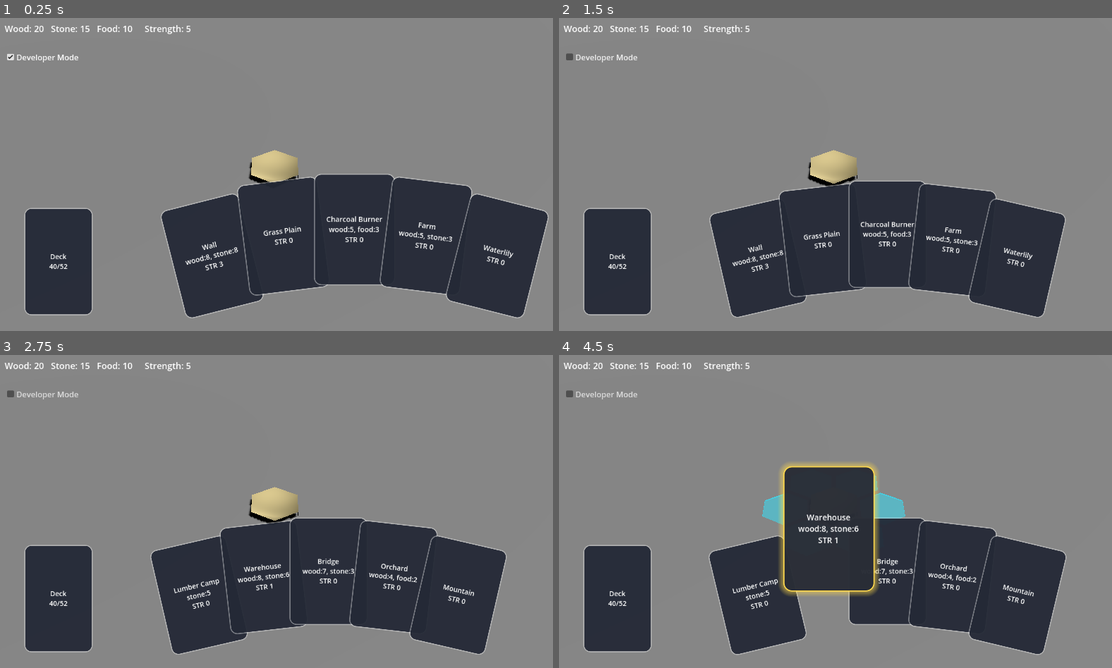
Above: before the commit, frames 1-4 (two rows, left to right).
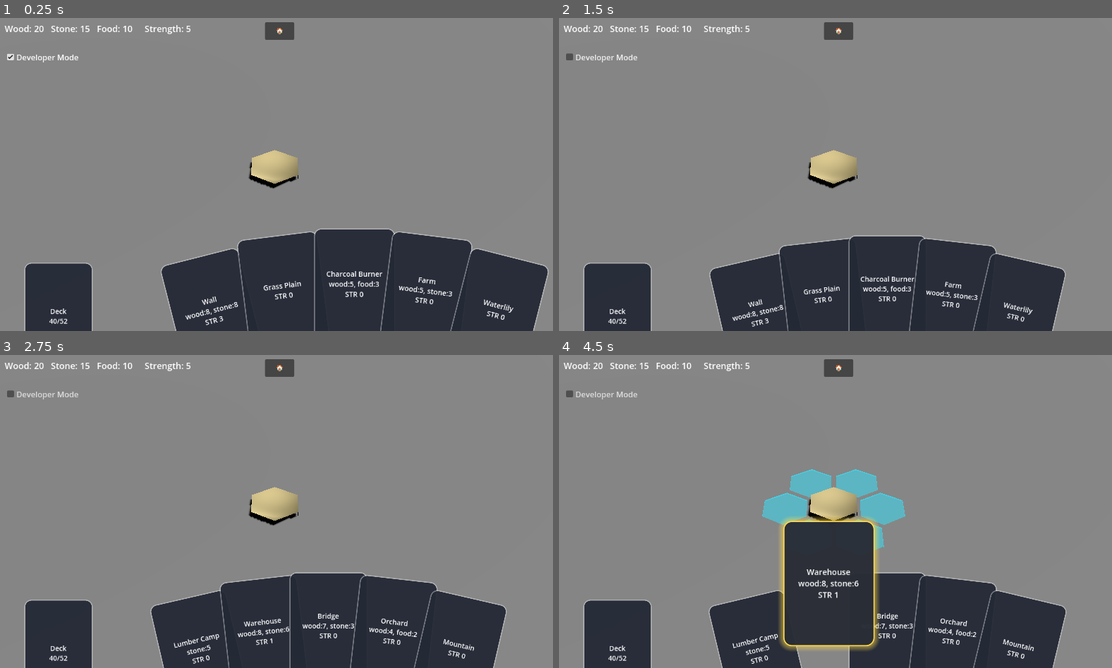
Above: after the commit, the same moments.

Repository: muh5329/TownTileMaker
Game: Godot game, scene res://scenes/main.tscn
The game is run twice, just before and just after one commit, with the same random seed, the same clock (stepped at 60 frames per second) and the same inputs.
Inputs (mouse positions are in pixels of both pictures, inside the frame that each line leads up to):
- Up to frame 1 (0.25 s): no input
- Up to frame 2 (1.5 s): click (841, 30) at 0.5 s, where only the run after the commit has a clickable "🏠"; click "Developer Mode" at 1.25 s
- Up to frame 3 (2.75 s): click "Deck 40/52" at 2 s
- Up to frame 4 (4.5 s): click "Lumber Camp stone:5 STR 0" at 2.75 s; click "Lumber Camp stone:5 STR 0" at 3.5 s; click "Warehouse wood:8, stone:6 STR…" at 4.25 s

The runs differ from the first frame. In frame 1, 24% of the frame differs, in the area x 4-100%, y 1-100%; in frame 2, 22%; in frame 3, 22%; in frame 4, 23%.

Commit message:
Cards fanned, Home button

Diff:
--- a/controllers/camera/rts_camera.gd
+++ b/controllers/camera/rts_camera.gd
@@ -17,6 +17,14 @@
 @onready var spring_arm: SpringArm3D = $SpringArm3D
 
 var drag_pan_active := false
+var _start_transform: Transform3D
+var _start_spring_arm_transform: Transform3D
+var _start_spring_length: float
+
+func _ready() -> void:
+	_start_transform = transform
+	_start_spring_arm_transform = spring_arm.transform
+	_start_spring_length = spring_arm.spring_length
 
 func _process(delta: float) -> void:
 	_handle_pan(delta)
@@ -62,3 +70,8 @@
 	if Input.is_key_pressed(KEY_E): input += 1
 	if input != 0.0:
 		rotate_y(deg_to_rad(rotate_speed_deg * delta * input))
+
+func reset_to_start() -> void:
+	transform = _start_transform
+	spring_arm.transform = _start_spring_arm_transform
+	spring_arm.spring_length = _start_spring_length
--- a/scenes/tiles/tile_core.tscn
+++ b/scenes/tiles/tile_core.tscn
@@ -1,8 +1,8 @@
-[gd_scene format=3]
+[gd_scene format=3 uid="uid://cwnj3p2kiwpxh"]
 
 [ext_resource type="Script" uid="uid://bu2bfdoipqj8s" path="res://entities/tile/tile_base.gd" id="1"]
 
-[node name="TileCore" type="Node3D"]
+[node name="TileCore" type="Node3D" unique_id=872055055]
 script = ExtResource("1")
 strength_value = 5
 tile_color = Color(0.85, 0.78, 0.55, 1)
--- a/ui/hud/hand_ui.gd
+++ b/ui/hud/hand_ui.gd
@@ -29,6 +29,8 @@
 	resized.connect(_refresh)
 	_refresh()
 
+# Refresh the UI
+# Draw the deck and card positions, cards either shift to new slot or fly in from deck
 func _refresh() -> void:
 	# Snapshot where existing cards currently are, so ones that persist can
 	# slide smoothly to their new fan position instead of popping.
@@ -40,11 +42,14 @@
 		child.queue_free()
 	_card_nodes.clear()
 
+	# Position and add deck button
 	_deck_button = _build_deck_slot()
 	add_child(_deck_button)
 	_place_deck()
 	_deck_anchor_pos = _deck_button.position + deck_size / 2.0 - card_size / 2.0
 
+
+	# For each card in hand compute its position using compute function and physically draw it onto screen
 	var hand := CardManager.hand
 	var total := hand.size()
 	var draw_index := 0  # for staggering multiple simultaneous draws
@@ -84,6 +89,8 @@
 func _hand_origin_x() -> float:
 	return 220.0 + (size.x - 220.0) / 2.0
 
+
+# Layout in Fan Format
 func _compute_layout(index: int, total: int) -> Dictionary:
 	var t := 0.0
 	if total > 1:
@@ -185,9 +192,9 @@
 	tween.set_parallel(true)
 	tween.set_trans(Tween.TRANS_BACK).set_ease(Tween.EASE_OUT)
 	tween.tween_property(button, "position", final_pos, duration)
-	tween.tween_property(button, "rotation_degrees", final_rot, duration)
+	tween.tween_property(button, "rotation_degrees", final_rot , duration)
 	tween.tween_property(button, "scale", Vector2(final_scale, final_scale), duration)
-	tween.tween_property(button, "modulate:a", 1.0, min(duration, 0.2))
+	tween.tween_property(button, "modulate:a", 1.0, min(duration, 0.2)) # Transparency
 
 func _animate_to(button: Button, target_pos: Vector2, target_rot: float, target_scale: float, z: int) -> void:
 	button.z_index = z
--- a/ui/ui_root.gd
+++ b/ui/ui_root.gd
@@ -21,11 +21,30 @@
 	developer_toggle.offset_top = 72
 	add_child(developer_toggle)
 
+	var recenter_button := Button.new()
+	recenter_button.text = "🏠"
+	recenter_button.custom_minimum_size = Vector2(60, 36)
+	recenter_button.anchor_left = 0.5
+	recenter_button.anchor_right = 0.5
+	recenter_button.anchor_top = 0.0
+	recenter_button.anchor_bottom = 0.0
+	recenter_button.offset_left = -20
+	recenter_button.offset_right = 20
+	recenter_button.offset_top = 16
+	recenter_button.offset_bottom = 52
+	recenter_button.pressed.connect(_on_recenter_camera_pressed)
+	add_child(recenter_button)
+
 	var hand: Control = load("res://ui/hud/hand_ui.gd").new()
 	hand.set_anchors_and_offsets_preset(Control.PRESET_BOTTOM_WIDE)
 	hand.offset_left = 24
 	hand.offset_right = -24
-	hand.offset_top = -92
-	hand.offset_bottom = -20
-	hand.custom_minimum_size = Vector2(600, 80)
+	hand.offset_top = 0
+	hand.offset_bottom = 0
+	hand.custom_minimum_size = Vector2(500, 100)
 	add_child(hand)
+
+func _on_recenter_camera_pressed() -> void:
+	var camera_rig := get_parent().get_node_or_null("CameraRig")
+	if camera_rig != null and camera_rig.has_method("reset_to_start"):
+		camera_rig.call("reset_to_start")
